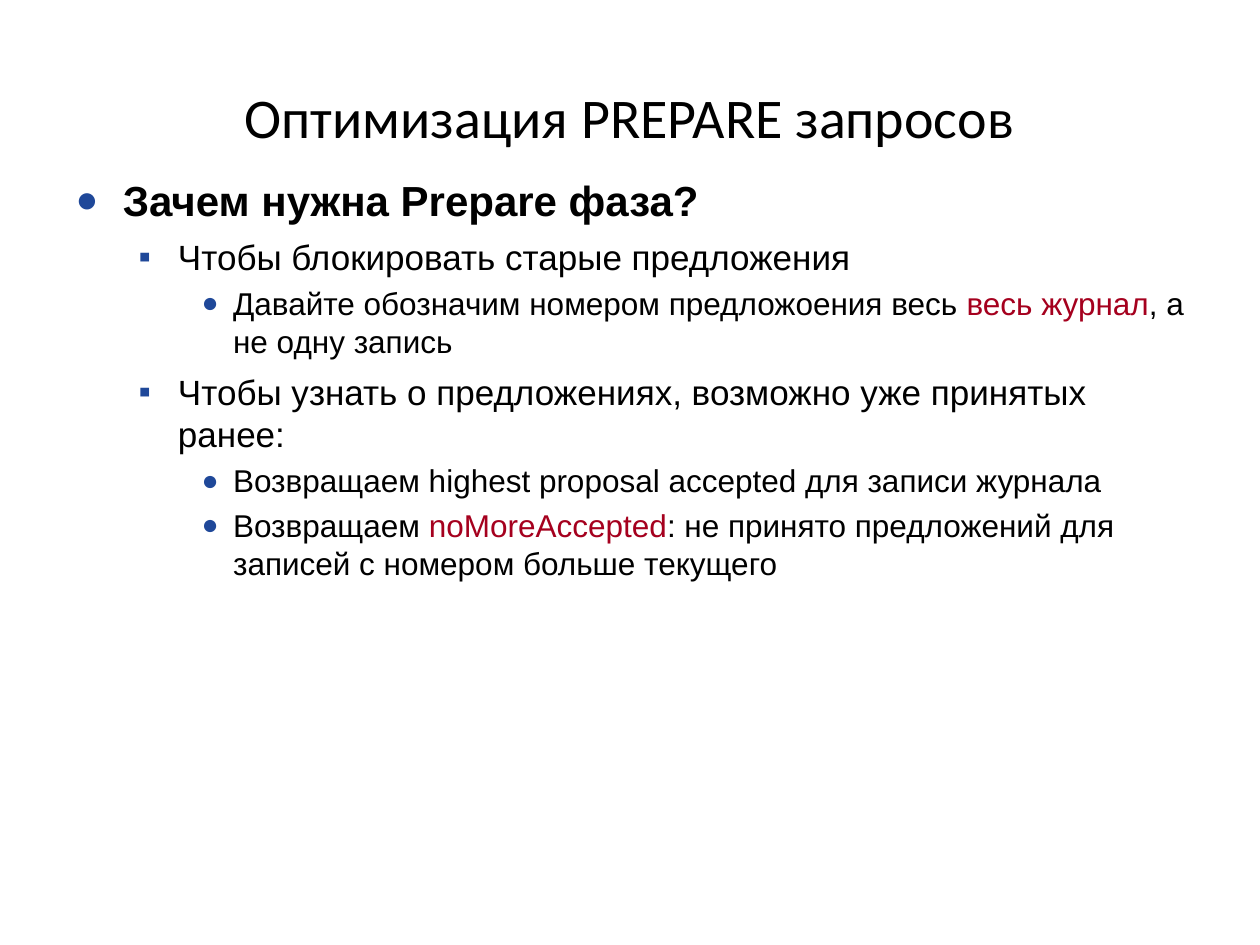
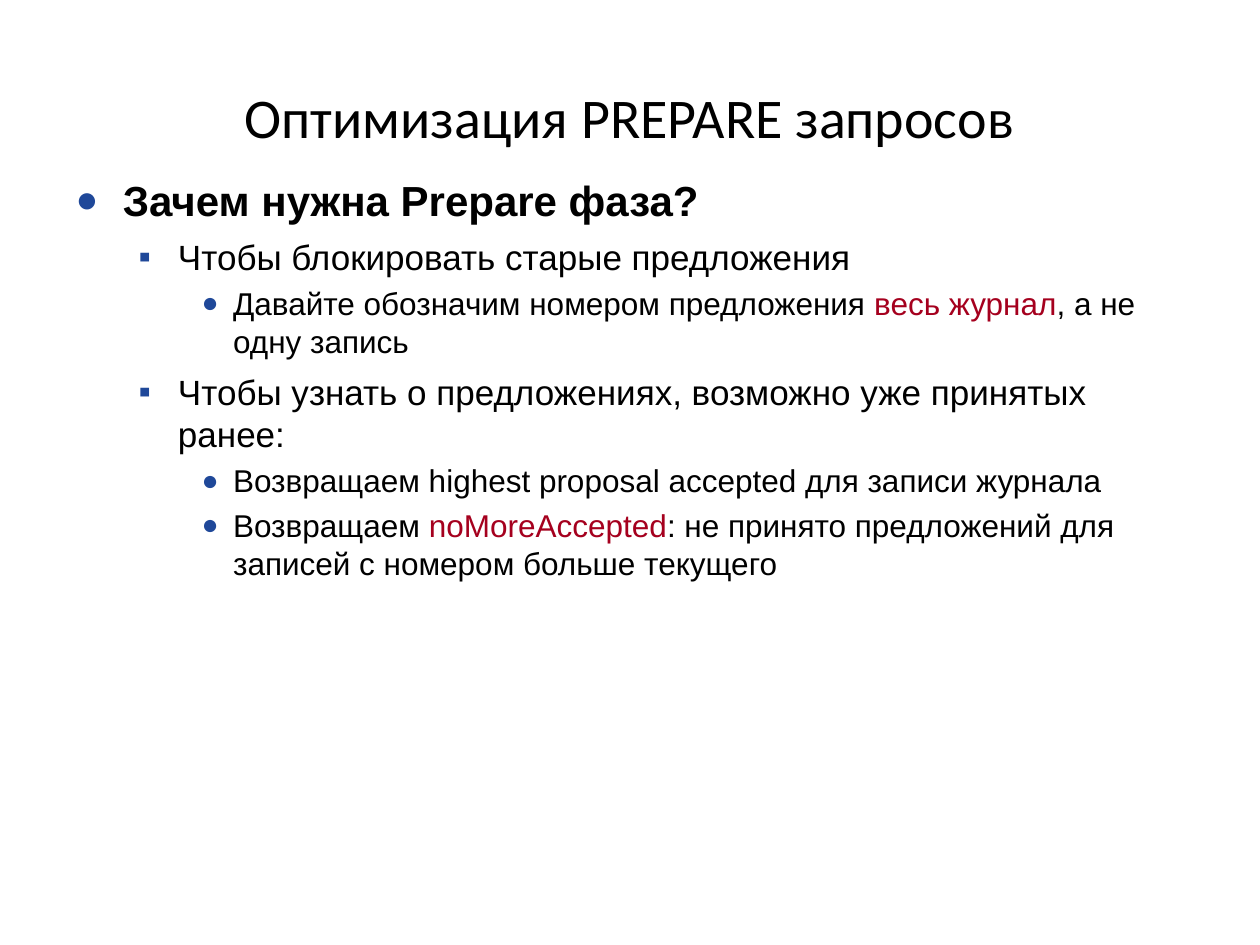
Before and after one commit to kostja/lectures, a slide deck: slide 26 of 2016/11_paxos.odp. Drawn at 1260x945 pixels with LibreOffice and Linux fonts; fonts in the diff are those of the drawing. Boxes give left, top, right and bottom in pixels: in the first picture for what was removed or moved away, otherwise in the second. Text is boxed around its words. In the diff, an @@ line names an element or a change of style, - is before the commit and + after.

```diff
--- a/2016/11_paxos.odp
+++ b/2016/11_paxos.odp
@@ text at (233,291,1135,359): text changed @@
-    ● Давайте обозначим номером предложоения весь весь журнал, а не одну запись
+    ● Давайте обозначим номером предложения весь журнал, а не одну запись
```
Also in this commit, not shown: 9 other slides changed, 1 slide added, 2 other files.
